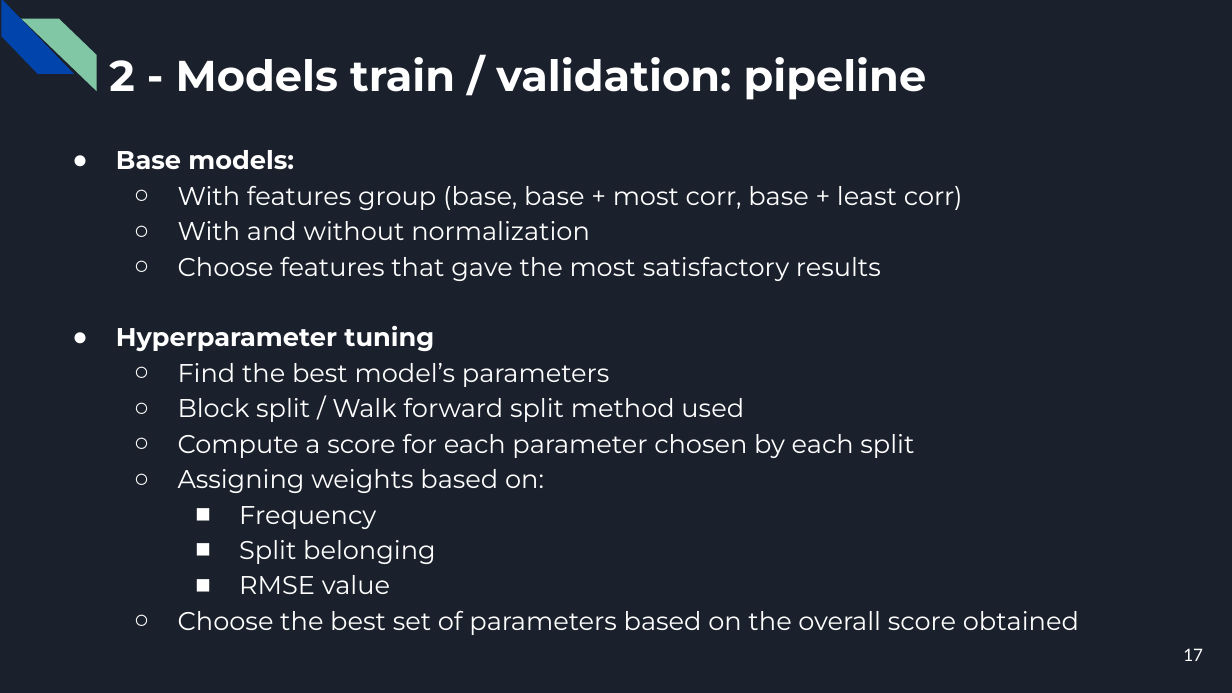
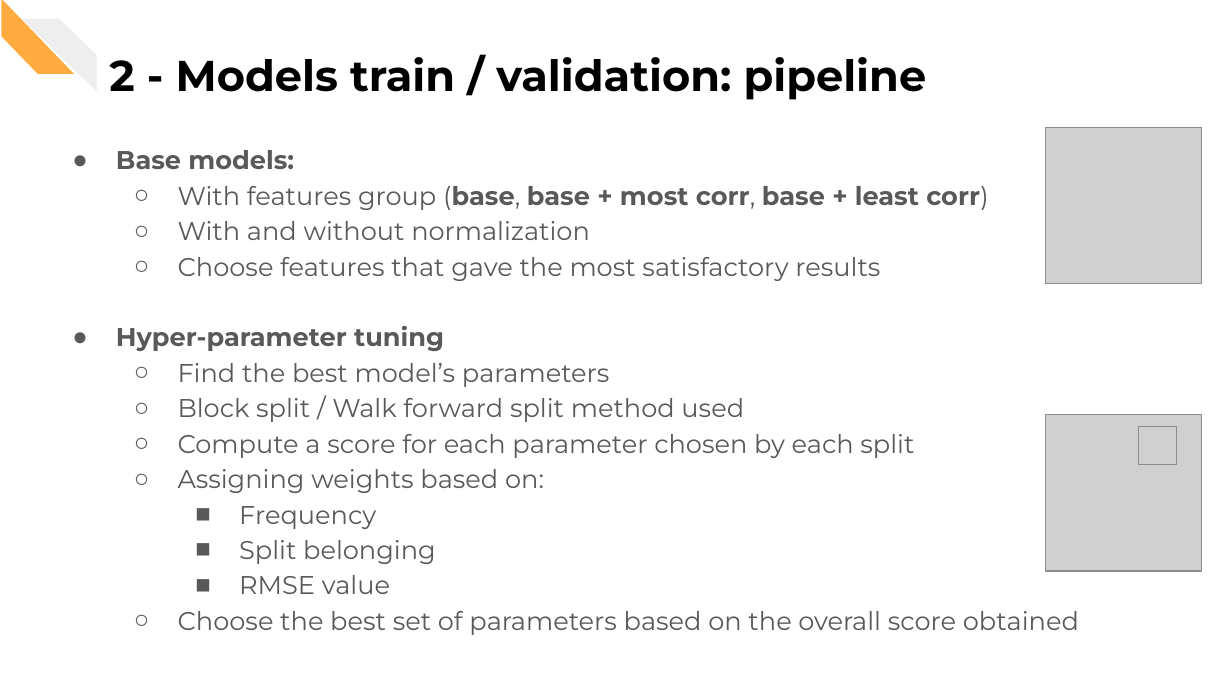
Before and after one commit to CorsiDanilo/bitcoin-price-prediction-with-pyspark, a slide deck: slide 20 of presentation/presentation.pptx (slide 17 before the commit). Drawn at 1232x693 pixels with LibreOffice and Linux fonts; fonts in the diff are those of the drawing; grey boxes stand for pictures. Boxes give left, top, right and bottom in pixels: in the first picture for what was removed or moved away, otherwise in the second. Text is boxed around its words. In the diff, an @@ line names an element or a change of style, - is before the commit and + after.

```diff
--- a/presentation/presentation.pptx
+++ b/presentation/presentation.pptx
@@ background #1B212C to #FFFFFF @@
@@ diag stripe at (0, 0, 75, 73): fill #0145AC to #FFAB40 @@
@@ diag stripe at (21, 18, 96, 91): fill #82C7A5 to #EEEEEE @@
@@ title "2 - Models train / ..." at (109, 57, 927, 100): text colour #FFFFFF to #000000 @@
@@ picture added at (1045, 127, 1201, 283) @@
@@ text at (116, 150, 1079, 635): text colour #FFFFFF to #595959; bold on in "(base, base + most corr, base + ..."; bullet colour #FFFFFF to #595959 @@
@@ text at (116, 326, 444, 351): text changed; text colour #FFFFFF to #595959 @@
-● Hyperparameter tuning
+● Hyper-parameter tuning
@@ picture added at (1045, 415, 1201, 572) @@
@@ picture added at (1138, 426, 1177, 464) @@
@@ picture added at (1141, 431, 1175, 461) @@
@@ page number removed at (1183, 648, 1203, 661) @@
-17
```
Also in this commit, not shown: 24 other slides changed, 5 slides added.
